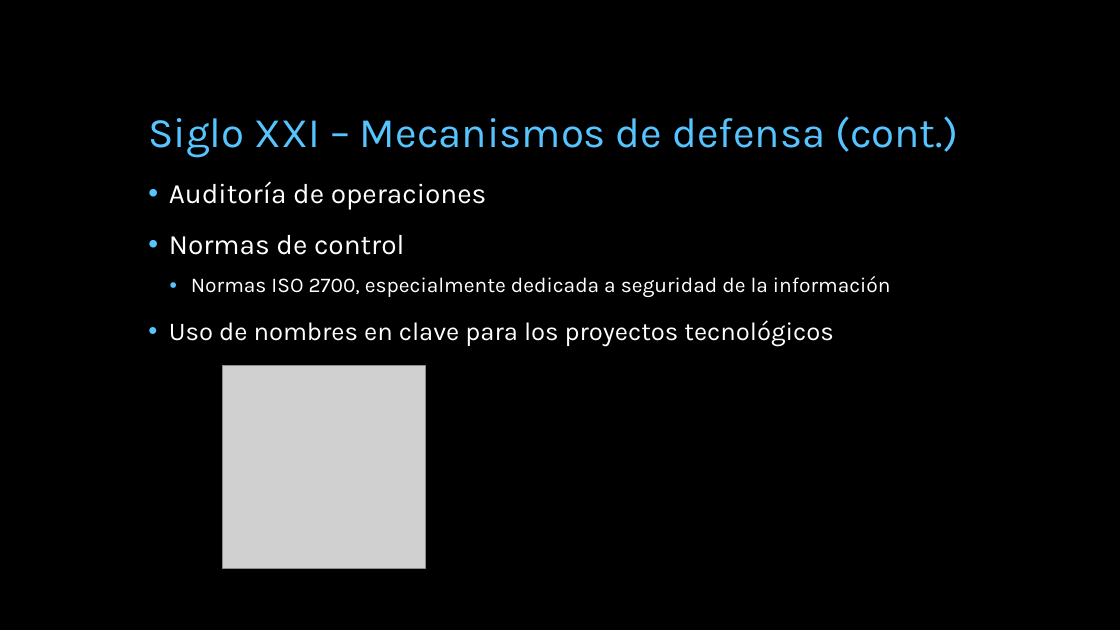
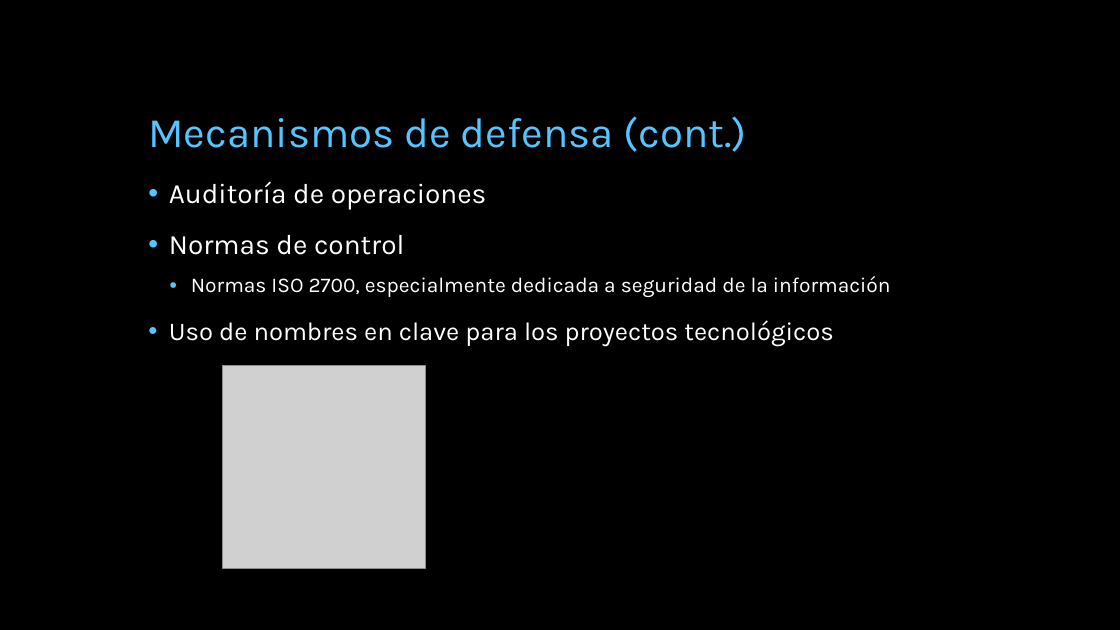
Before and after one commit to miparnisari/implantaciondesistemas, a slide deck: slide 29 of Presentacion/Fuga de Información.pptx (slide 31 before the commit). Drawn at 1120x630 pixels with LibreOffice and Linux fonts; fonts in the diff are those of the drawing; grey boxes stand for pictures; background and template pictures are left out. Boxes give left, top, right and bottom in pixels: in the first picture for what was removed or moved away, otherwise in the second. Text is boxed around its words. In the diff, an @@ line names an element or a change of style, - is before the commit and + after.

```diff
--- a/Presentacion/Fuga de Información.pptx
+++ b/Presentacion/Fuga de Información.pptx
@@ title at [148, 116, 746, 152]: text changed @@
-Siglo XXI – Mecanismos de defensa (cont.)
+Mecanismos de defensa (cont.)
```
Also in this commit, not shown: 8 other slides changed, 1 slide added, 2 slides removed.
